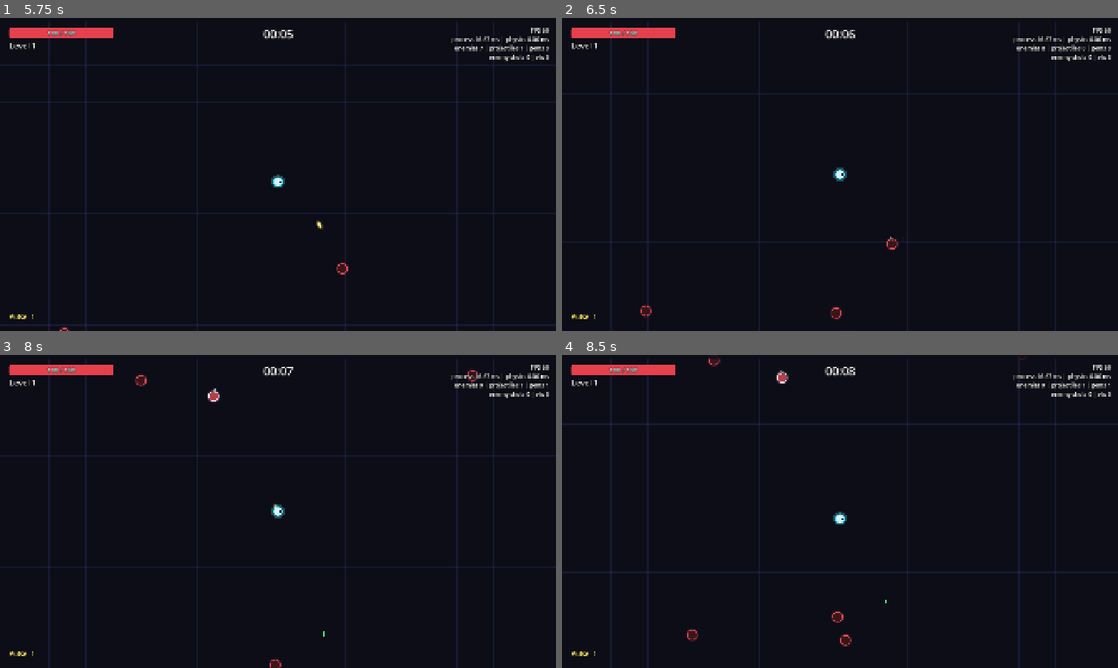
Above: before the commit, frames 1-4 (two rows, left to right).
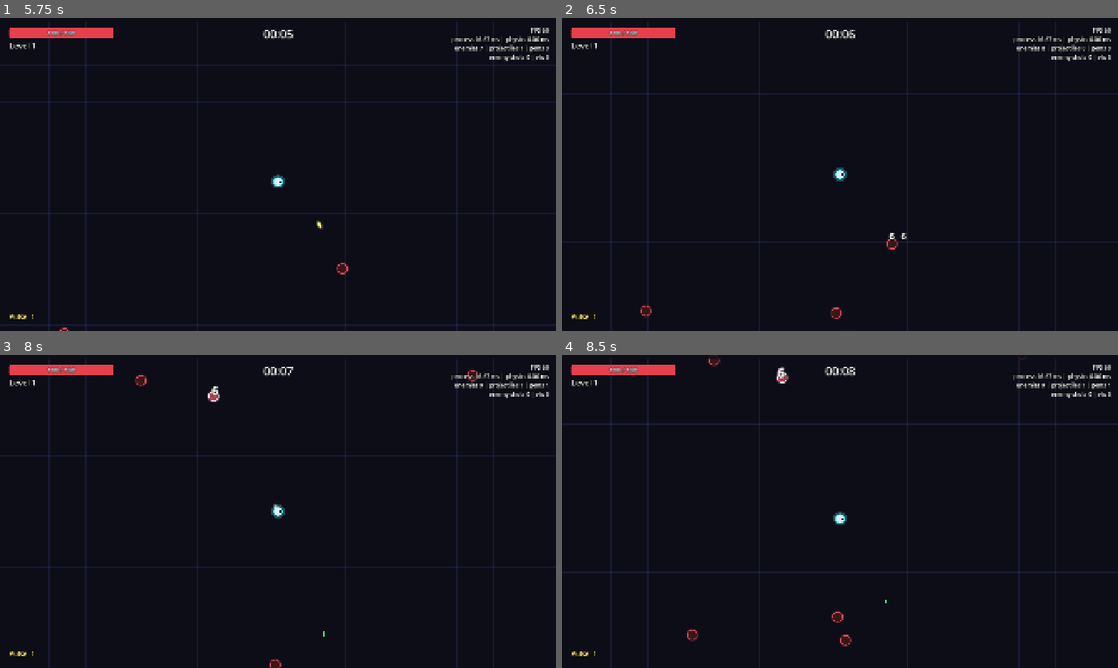
Above: after the commit, the same moments.

Repository: Mowgli2000/survivor-game
Game: Godot game, scene res://src/run/run.tscn
Same seed, same stepped clock (60 frames per second), same inputs: the game is played once before the commit and once after it.
Inputs (mouse positions are in pixels of both pictures, inside the frame that each line leads up to):
- Up to frame 1 (5.75 s): tap Enter at 0.5 s; move the mouse to (400, 158) at 0.52 s; hold D (move_right) 0.53-1.25 s; hold Shift 0.53-1.25 s; click (400, 158) at 0.67 s; drag from (166, 190) to (250, 237) at 1.27 s; move the mouse to (333, 105) at 2.02 s; hold D (move_right) 2.03-2.75 s; tap Ctrl at 2.1 s; drag from (250, 237) to (111, 127) at 2.77 s; tap Space at 3.5 s; move the mouse to (444, 221) at 3.52 s; hold A (move_left) 3.53-4.25 s; tap Alt at 3.6 s; drag from (111, 127) to (194, 96) at 4.27 s; move the mouse to (305, 174) at 5.02 s; hold S (move_down) from 5.03 s (still down); hold Shift from 5.03 s (still down); click (305, 174) at 5.17 s
- Up to frame 2 (6.5 s): release S (move_down) at 5.75 s; release Shift at 5.75 s; drag from (756, 96) to (728, 190) at 5.77 s
- Up to frame 3 (8 s): move the mouse to (400, 495) at 6.52 s; hold W (move_up) 6.53-7.25 s; tap Ctrl at 6.6 s; drag from (166, 527) to (250, 574) at 7.27 s
- Up to frame 4 (8.5 s): move the mouse to (895, 442) at 8.02 s; hold S (move_down) from 8.03 s (still down); tap Alt at 8.1 s

Frame 1 is identical in both runs. In frame 2, less than 0.1% of the frame differs, in the area x 58-62%, y 68-72%; in frame 3, less than 0.1%; in frame 4, less than 0.1%, in the area x 38-41%, y 3-8%.

Commit message:
feat: bigger, punchier damage numbers
Larger bold font, spawn pop, eased rise, crit shake and size scaling with
damage (dev playtest feedback, Phase 2).

Co-Authored-By: Claude Opus 5.5 <noreply@anthropic.com>

Diff:
--- a/src/vfx/damage_numbers.gd
+++ b/src/vfx/damage_numbers.gd
@@ -4,13 +4,26 @@
 ## When full, the oldest number is overwritten (no allocation, bounded cost).
 
 const CAPACITY := 160
-const LIFE := 0.6
-const RISE_SPEED := 70.0
-const NORMAL_SIZE := 22
-const CRIT_SIZE := 32
+const LIFE := 0.8
+## Numbers rise fast then slow down: total rise distance over LIFE.
+const RISE_DISTANCE := 56.0
+const NORMAL_SIZE := 30
+const CRIT_SIZE := 48
+## Big hits get up to this much extra size (log scale from SIZE_REF_LOW to SIZE_REF_HIGH damage).
+const BIG_HIT_BONUS := 0.3
+const SIZE_REF_LOW := 10.0
+const SIZE_REF_HIGH := 100.0
+## Spawn "pop": start scaled up, ease back to 1.0 over POP_TIME.
+const POP_TIME := 0.12
+const POP_NORMAL := 1.6
+const POP_CRIT := 2.0
+const CRIT_SHAKE := 4.0
+const FADE_TIME := 0.25
 const NORMAL_COLOR := Color(1.0, 1.0, 1.0)
-const CRIT_COLOR := Color(1.0, 0.6, 0.2)
-const BOX_WIDTH := 120.0
+const CRIT_COLOR := Color(1.0, 0.75, 0.1)
+const OUTLINE_SIZE := 7
+const EMBOLDEN := 0.9
+const BOX_WIDTH := 200.0
 ## Readability cap: at most this many new numbers per frame (crits have their own budget).
 const MAX_NEW_PER_FRAME := 6
 
@@ -25,6 +38,7 @@
 var _visible_count: int = 0
 var _spawned_this_frame: int = 0
 var _crits_this_frame: int = 0
+var _font: FontVariation
 
 
 func _init() -> void:
@@ -33,6 +47,32 @@
 	_value.resize(CAPACITY)
 	_crit.resize(CAPACITY)
 	_life.resize(CAPACITY)
+	_font = FontVariation.new()
+	_font.base_font = ThemeDB.fallback_font
+	_font.variation_embolden = EMBOLDEN
+
+
+## Font size for a hit: crits are bigger, big hits grow a little (capped).
+static func font_size_for(value: float, crit: bool) -> int:
+	var base := CRIT_SIZE if crit else NORMAL_SIZE
+	var t := clampf(log(maxf(value, 1.0) / SIZE_REF_LOW) / log(SIZE_REF_HIGH / SIZE_REF_LOW), 0.0, 1.0)
+	return roundi(base * (1.0 + BIG_HIT_BONUS * t))
+
+
+## Scale multiplier at a given age (seconds since spawn): pops in large, eases out to 1.0.
+static func pop_scale(age: float, crit: bool) -> float:
+	var peak := POP_CRIT if crit else POP_NORMAL
+	var t := clampf(age / POP_TIME, 0.0, 1.0)
+	var ease_out := 1.0 - (1.0 - t) * (1.0 - t)
+	return lerpf(peak, 1.0, ease_out)
+
+
+func alive_count() -> int:
+	var alive := 0
+	for i in CAPACITY:
+		if _life[i] > 0.0:
+			alive += 1
+	return alive
 
 
 func spawn(pos: Vector2, value: float, crit: bool) -> void:
@@ -46,7 +86,7 @@
 		if _spawned_this_frame >= MAX_NEW_PER_FRAME:
 			return
 		_spawned_this_frame += 1
-	_pos[_next] = pos + Vector2(randf_range(-8.0, 8.0), -10.0)
+	_pos[_next] = pos + Vector2(randf_range(-10.0, 10.0), -12.0)
 	_value[_next] = value
 	_crit[_next] = 1 if crit else 0
 	_life[_next] = LIFE
@@ -60,9 +100,6 @@
 	for i in CAPACITY:
 		if _life[i] > 0.0:
 			_life[i] -= delta
-			var p := _pos[i]
-			p.y -= RISE_SPEED * delta
-			_pos[i] = p
 			alive += 1
 	if alive > 0 or _visible_count > 0:
 		queue_redraw()
@@ -70,15 +107,28 @@
 
 
 func _draw() -> void:
-	var font := ThemeDB.fallback_font
+	var outline_color := Color(0, 0, 0)
 	for i in CAPACITY:
 		if _life[i] <= 0.0:
 			continue
-		var alpha := clampf(_life[i] / LIFE * 2.0, 0.0, 1.0)
+		var age := LIFE - _life[i]
 		var crit := _crit[i] == 1
-		var size := CRIT_SIZE if crit else NORMAL_SIZE
+		var alpha := clampf(_life[i] / FADE_TIME, 0.0, 1.0)
+		# Ease-out rise: fast at spawn, slowing down.
+		var k := age / LIFE
+		var rise := RISE_DISTANCE * (1.0 - (1.0 - k) * (1.0 - k))
+		var at := _pos[i] + Vector2(0.0, -rise)
+		if crit and age < POP_TIME:
+			at.x += sin(age * 90.0) * CRIT_SHAKE * (1.0 - age / POP_TIME)
+		var size := font_size_for(_value[i], crit)
 		var color := CRIT_COLOR if crit else NORMAL_COLOR
 		var text := str(maxi(1, roundi(_value[i])))
-		var at := _pos[i] - Vector2(BOX_WIDTH * 0.5, 0.0)
-		draw_string_outline(font, at, text, HORIZONTAL_ALIGNMENT_CENTER, BOX_WIDTH, size, 5, Color(0, 0, 0, alpha))
-		draw_string(font, at, text, HORIZONTAL_ALIGNMENT_CENTER, BOX_WIDTH, size, Color(color, alpha))
+		var s := pop_scale(age, crit)
+		# Scale around the number's anchor so the pop grows in place.
+		draw_set_transform(at, 0.0, Vector2(s, s))
+		var box := Vector2(-BOX_WIDTH * 0.5, size * 0.35)
+		outline_color.a = alpha
+		color.a = alpha
+		draw_string_outline(_font, box, text, HORIZONTAL_ALIGNMENT_CENTER, BOX_WIDTH, size, OUTLINE_SIZE, outline_color)
+		draw_string(_font, box, text, HORIZONTAL_ALIGNMENT_CENTER, BOX_WIDTH, size, color)
+	draw_set_transform(Vector2.ZERO, 0.0, Vector2.ONE)
--- /dev/null
+++ b/tests/unit/test_damage_numbers.gd
@@ -0,0 +1,32 @@
+extends GutTest
+
+
+func test_crit_is_bigger_than_normal() -> void:
+	assert_gt(DamageNumbers.font_size_for(10.0, true), DamageNumbers.font_size_for(10.0, false))
+
+
+func test_size_grows_with_damage_but_is_capped() -> void:
+	var small := DamageNumbers.font_size_for(5.0, false)
+	var big := DamageNumbers.font_size_for(100.0, false)
+	var huge := DamageNumbers.font_size_for(100000.0, false)
+	assert_eq(small, DamageNumbers.NORMAL_SIZE)
+	assert_gt(big, small)
+	assert_eq(huge, big)
+
+
+func test_pop_starts_large_and_settles_to_one() -> void:
+	assert_gt(DamageNumbers.pop_scale(0.0, false), 1.4)
+	assert_gt(DamageNumbers.pop_scale(0.0, true), DamageNumbers.pop_scale(0.0, false))
+	assert_almost_eq(DamageNumbers.pop_scale(DamageNumbers.POP_TIME, false), 1.0, 0.001)
+	assert_almost_eq(DamageNumbers.pop_scale(0.5, true), 1.0, 0.001)
+
+
+func test_spawn_respects_disabled_flag() -> void:
+	var numbers := DamageNumbers.new()
+	numbers.enabled = false
+	numbers.spawn(Vector2.ZERO, 10.0, false)
+	assert_eq(numbers.alive_count(), 0)
+	numbers.enabled = true
+	numbers.spawn(Vector2.ZERO, 10.0, false)
+	assert_eq(numbers.alive_count(), 1)
+	numbers.free()
Not shown, added: tests/unit/test_damage_numbers.gd.uid
